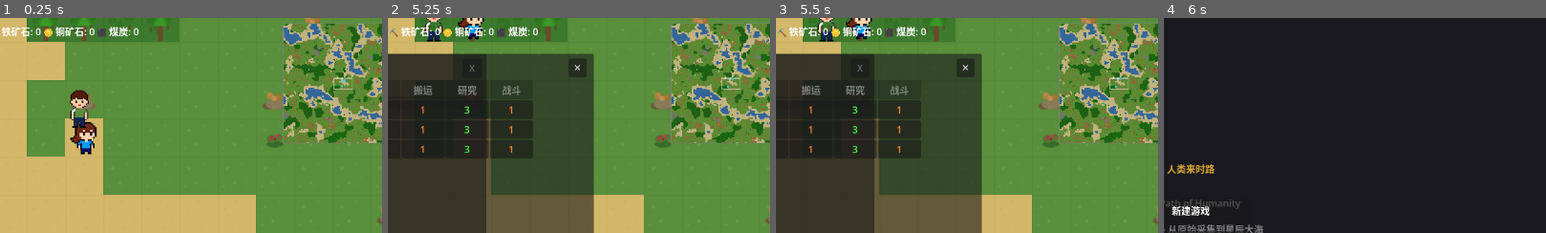
Above: before the commit, frames 1-4 (left to right).
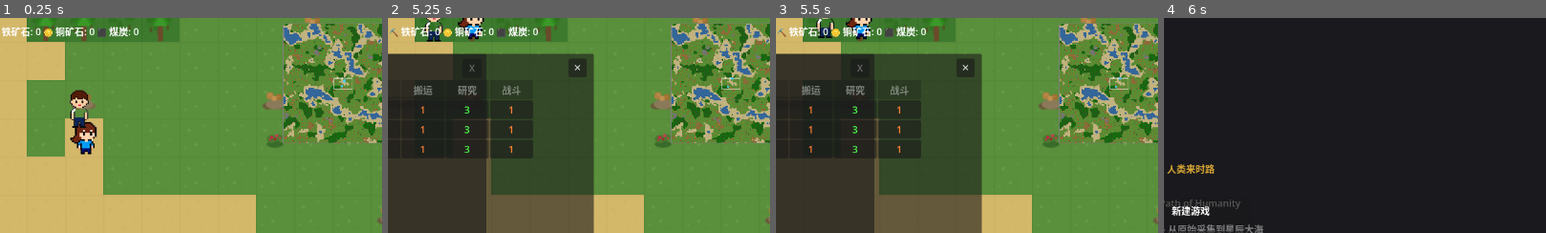
Above: after the commit, the same moments.

Repository: ZhanXuzhao/the-path-of-humanity
Game: Godot game, scene res://scenes/game.tscn
Two runs of this game, one before a commit and one after it. Both use one fixed random seed, a clock stepped at 60 frames per second and the inputs below.
Inputs:
- Up to frame 1 (0.25 s): no input
- Up to frame 2 (5.25 s): click "<<" at 0.5 s; click ">>" at 1.25 s; click "⏸" at 2 s; click "▶" at 2.75 s; click "建造 [B]" at 3.5 s; click "科技" at 4.25 s; click "工作" at 5 s
- Up to frame 3 (5.5 s): no input
- Up to frame 4 (6 s): click "菜单" at 5.75 s
The pictures show only the part of the screen within x 46-96%, y 0-50%; the shares and areas given below are measured in that part.

Frames 1-2 are identical in both runs. In frame 3, 0.4% of the frame differs, in the area x 10-16%, y 0-12%; in frame 4, nothing differs.

Commit message:
修复：两人砍同一棵树卡死的问题
- 新增资源采集占用标记系统 _claimed_harvest_resources
- _scan_nearby_resources() 跳过已被占用的资源
- _assign_ai_tasks() 分配HARVEST任务时标记占用
- _tick_harvest() 每次工作刻释放并重新占用标记
- _find_and_harvest_berries() 跳过已被占用的浆果丛
- 每帧自动清理已失效的占用标记

Diff:
--- a/scripts/core/game.gd
+++ b/scripts/core/game.gd
@@ -50,6 +50,11 @@
 # 自主行为计时器（每2秒执行一次）
 var _autonomy_timer: float = 0.0
 
+# 资源采集占用标记——防止多个定居者被分配到同一资源
+# key: "x,y" -> settler_id，表示该资源正被哪个定居者采集
+var _claimed_harvest_resources: Dictionary = {}
+
+# 清理过期采集占用的定时器（每30帧清理一次）
 func _ready():
 	# 自动加载存档（静默读取，不弹通知）
 	if _gm.state != 1 and _gm._loaded_save_data.is_empty() and _gm.has_save_file():
@@ -634,6 +639,9 @@
 		if is_instance_valid(s) and s.state == Settler.SettlerState.IDLE and s.is_overweight():
 			s._auto_store_overweight()
 
+	# 清理已失效的资源采集占用标记
+	_cleanup_harvest_claims()
+
 func _assign_ai_tasks():
 	"""为所有空闲定居者分配任务（使用 WorkManager 的优先级配置）"""
 	var idle_settlers = get_idle_settlers()
@@ -797,6 +805,12 @@
 			if job:
 				job.assigned_settler_id = settler.settler_id
 
+		# 如果是采集任务，标记该资源已被占用，防止第二个定居者也被分配过来
+		if best_task.get("type") == "HARVEST":
+			var target_pos: Vector2i = best_task.get("target_pos", Vector2i.ZERO)
+			var res_key = "%d,%d" % [target_pos.x, target_pos.y]
+			_claimed_harvest_resources[res_key] = settler.settler_id
+
 		tasks.remove_at(best_idx)
 		settler.assign_task(best_task)
 
@@ -833,6 +847,12 @@
 					continue
 
 				var global_pos = chunk_pos * world.CHUNK_SIZE + local_pos
+				var res_key = "%d,%d" % [global_pos.x, global_pos.y]
+
+				# 跳过已被其他定居者占用的资源，防止两人砍同一棵树
+				if _claimed_harvest_resources.has(res_key):
+					continue
+
 				var world_pos = _grid_to_world(global_pos)
 				var item_id = dep.get_item_drop()
 
@@ -1077,3 +1097,43 @@
 	if building_system == null:
 		return false
 	return not building_system.get_storage_buildings_with_item(item_id, 1).is_empty()
+
+func claim_harvest_resource(grid_pos: Vector2i, settler_id: String):
+	"""标记一个资源为已被指定定居者占用采集"""
+	var key = "%d,%d" % [grid_pos.x, grid_pos.y]
+	_claimed_harvest_resources[key] = settler_id
+
+func release_harvest_resource(grid_pos: Vector2i):
+	"""释放一个资源的采集占用标记"""
+	var key = "%d,%d" % [grid_pos.x, grid_pos.y]
+	_claimed_harvest_resources.erase(key)
+
+func _cleanup_harvest_claims():
+	"""清理已失效的资源采集占用标记"""
+	var expired_keys: Array = []
+	for res_key in _claimed_harvest_resources:
+		var claim_settler_id = _claimed_harvest_resources[res_key]
+		# 检查该定居者是否仍然存在且仍在采集该资源
+		var settler = get_settler_by_id(claim_settler_id)
+		if settler == null or not is_instance_valid(settler):
+			expired_keys.append(res_key)
+			continue
+		if settler.current_task == null or settler.current_task.get("type", "") != "HARVEST":
+			expired_keys.append(res_key)
+			continue
+		var task_target = settler.current_task.get("target_pos", Vector2i.ZERO)
+		var task_key = "%d,%d" % [task_target.x, task_target.y]
+		if task_key != res_key:
+			expired_keys.append(res_key)
+			continue
+		# 检查资源是否还存在
+		if world:
+			var parts = res_key.split(",")
+			var grid_pos = Vector2i(int(parts[0]), int(parts[1]))
+			var dep = world.get_resource_at(grid_pos)
+			if dep == null or dep.amount <= 0:
+				expired_keys.append(res_key)
+				continue
+
+	for key in expired_keys:
+		_claimed_harvest_resources.erase(key)
--- a/scripts/entities/settler.gd
+++ b/scripts/entities/settler.gd
@@ -444,7 +444,11 @@
 		return
 
 	var grid_pos: Vector2i = current_task.get("target_pos", Vector2i.ZERO)
-	# 使用资源点配置的每次采集量（由 GameManager 设置）
+
+	# 释放该资源的占用标记（无论是否采完都先释放，确保资源耗尽时标记被清理）
+	if game.has_method("release_harvest_resource"):
+		game.release_harvest_resource(grid_pos)
+
 	var result = game.world.harvest_resource(grid_pos)
 	if result.is_empty() or result.amount <= 0:
 		# 资源已耗尽
@@ -462,6 +466,10 @@
 	if is_overweight():
 		complete_task()
 		return
+
+	# 资源还在，重新占用标记（防止其他定居者中途抢走该资源）
+	if game.has_method("claim_harvest_resource"):
+		game.claim_harvest_resource(grid_pos, settler_id)
 
 	# 增加经验
 	add_skill_experience(current_task.get("skill", ""), 1.0)
@@ -1349,6 +1357,10 @@
 				if dep.type != game.world.ResourceNodeType.BERRY_BUSH:
 					continue
 				var global_pos = chunk_pos * game.world.CHUNK_SIZE + local_pos
+				var res_key = "%d,%d" % [global_pos.x, global_pos.y]
+				# 跳过已被其他定居者占用的浆果丛
+				if game._claimed_harvest_resources and game._claimed_harvest_resources.has(res_key):
+					continue
 				var world_pos = Vector2(
 					global_pos.x * game.world.tile_size + game.world.tile_size / 2.0,
 					global_pos.y * game.world.tile_size + game.world.tile_size / 2.0
@@ -1366,6 +1378,9 @@
 			"skill": "woodcutting",
 			"priority": 4,
 		}
+		# 标记该资源已被占用
+		if game.has_method("claim_harvest_resource"):
+			game.claim_harvest_resource(best_pos.global_pos, settler_id)
 		target_world_pos = best_pos.world_pos
 		set_state(SettlerState.MOVING)
 
